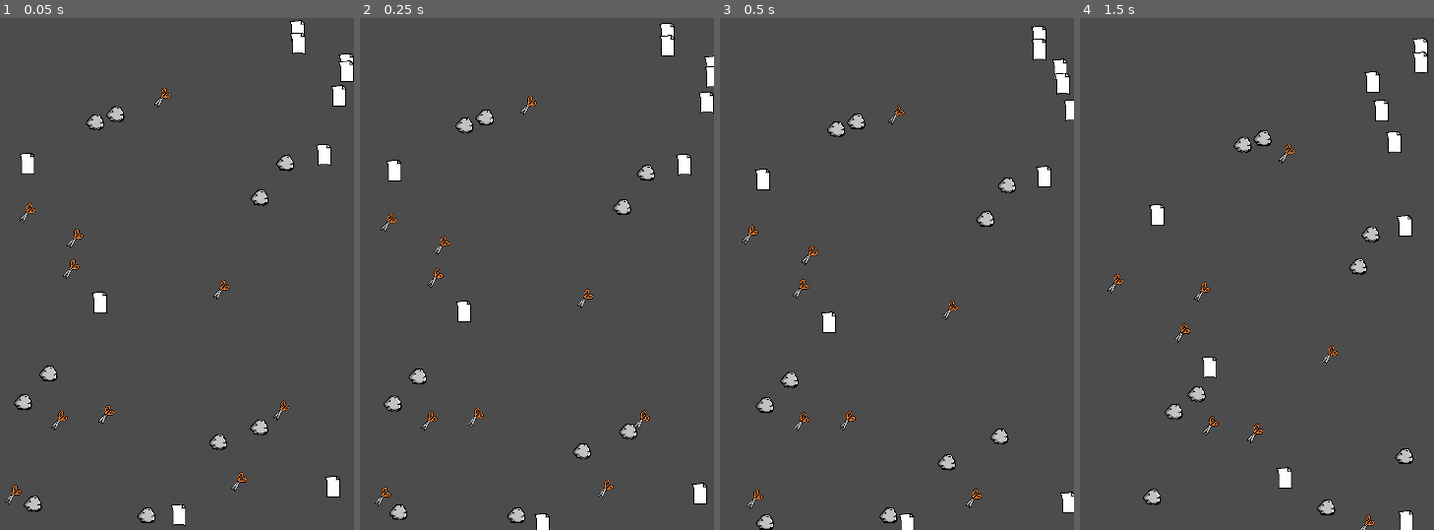
Above: before the commit, frames 1-4 (left to right).
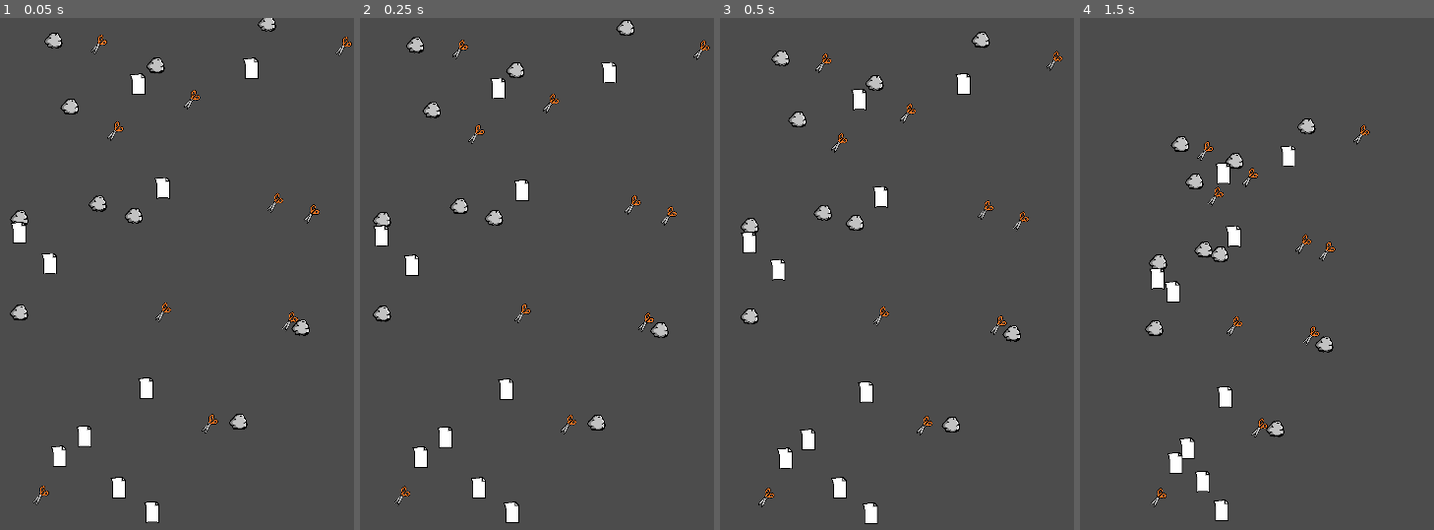
Above: after the commit, the same moments.

Repository: Earthsnake12/PiedraPapelTijera
Game: Godot game, scene res://main/main.tscn
Two runs of this game, one before a commit and one after it. Both use one fixed random seed, a clock stepped at 60 frames per second and the inputs below.
Inputs:
- Up to frame 1 (0.05 s): no input
- Up to frame 2 (0.25 s): no input
- Up to frame 3 (0.5 s): no input
- Up to frame 4 (1.5 s): no input

The runs differ from the first frame. In frame 1, 6.3% of the frame differs, in the area x 1-100%, y 0-100%; in frame 2, 6.3%; in frame 3, 6.3%; in frame 4, 6.2%.

Commit message:
pruebas con cuerpo rigido

Diff:
--- a/elemento/Elemento.gd
+++ b/elemento/Elemento.gd
@@ -39,5 +39,7 @@
 
 
 func _on_Elemento_area_entered(area):
-		if (tipo == "piedra" and area.getTipo() == "papel") or (tipo == "papel" and area.getTipo() == "tijera") or (tipo == "tijera" and area.getTipo() == "piedra"):
-			queue_free()
+	if ((tipo == "piedra" and area.getTipo() == "papel")
+	or (tipo == "papel" and area.getTipo() == "tijera")
+	or (tipo == "tijera" and area.getTipo() == "piedra")):
+		queue_free()
--- /dev/null
+++ b/elemento/Rigido.gd
@@ -0,0 +1,28 @@
+extends RigidBody2D
+
+var screen_size #Tomo el tamaño de la pantalla
+var tipo
+
+
+# Called when the node enters the scene tree for the first time.
+func _ready():
+	randomize()
+	screen_size = get_viewport_rect().size #tomo el tamaño de la ventana
+
+	#lo arranco en un punto random de la pantalla
+	position = Vector2(rand_range(0, screen_size.x), rand_range(0, screen_size.y))
+
+func setTipo(var eleccion_tipo):
+	tipo = eleccion_tipo
+	$AnimatedSprite.animation = tipo
+
+func getTipo():
+	return tipo
+
+
+
+func _on_Rigido_body_entered(body):
+	if ((tipo == "piedra" and body.getTipo() == "papel")
+	or (tipo == "papel" and body.getTipo() == "tijera")
+	or (tipo == "tijera" and body.getTipo() == "piedra")):
+		queue_free()
--- /dev/null
+++ b/elemento/Rigido.tscn
@@ -0,0 +1,64 @@
+[gd_scene load_steps=7 format=2]
+
+[ext_resource path="res://elemento/img/piedra.png" type="Texture" id=1]
+[ext_resource path="res://elemento/img/tijera.png" type="Texture" id=2]
+[ext_resource path="res://elemento/img/papel.png" type="Texture" id=3]
+[ext_resource path="res://elemento/Rigido.gd" type="Script" id=4]
+
+[sub_resource type="SpriteFrames" id=1]
+animations = [ {
+"frames": [ ExtResource( 3 ) ],
+"loop": false,
+"name": "papel",
+"speed": 5.0
+}, {
+"frames": [ ExtResource( 1 ) ],
+"loop": true,
+"name": "piedra",
+"speed": 5.0
+}, {
+"frames": [ ExtResource( 2 ) ],
+"loop": true,
+"name": "tijera",
+"speed": 5.0
+} ]
+
+[sub_resource type="CircleShape2D" id=2]
+radius = 28.2843
+
+[node name="Rigido" type="RigidBody2D"]
+script = ExtResource( 4 )
+__meta__ = {
+"_edit_group_": true
+}
+
+[node name="AnimatedSprite" type="AnimatedSprite" parent="."]
+scale = Vector2( 0.3, 0.3 )
+frames = SubResource( 1 )
+animation = "papel"
+__meta__ = {
+"_edit_group_": true
+}
+
+[node name="CollisionShape2D" type="CollisionShape2D" parent="."]
+scale = Vector2( 0.3, 0.3 )
+shape = SubResource( 2 )
+__meta__ = {
+"_edit_group_": true
+}
+
+[node name="Area2D" type="Area2D" parent="."]
+visible = false
+space_override = 1
+gravity_point = true
+gravity_vec = Vector2( 0, 0 )
+gravity = 10.0
+
+[node name="CollisionShape2D" type="CollisionShape2D" parent="Area2D"]
+scale = Vector2( 10, 10 )
+shape = SubResource( 2 )
+__meta__ = {
+"_edit_group_": true
+}
+
+[connection signal="body_entered" from="." to="." method="_on_Rigido_body_entered"]
--- a/main/main.gd
+++ b/main/main.gd
@@ -17,9 +17,3 @@
 			elemento.setTipo("tijera")
 
 		add_child(elemento)
-
-
-
-# Called every frame. 'delta' is the elapsed time since the previous frame.
-#func _process(delta):
-#	pass
--- a/main/main.tscn
+++ b/main/main.tscn
@@ -1,7 +1,7 @@
 [gd_scene load_steps=3 format=2]
 
 [ext_resource path="res://main/main.gd" type="Script" id=1]
-[ext_resource path="res://elemento/Elemento.tscn" type="PackedScene" id=2]
+[ext_resource path="res://elemento/Rigido.tscn" type="PackedScene" id=2]
 
 [node name="main" type="Node"]
 script = ExtResource( 1 )
